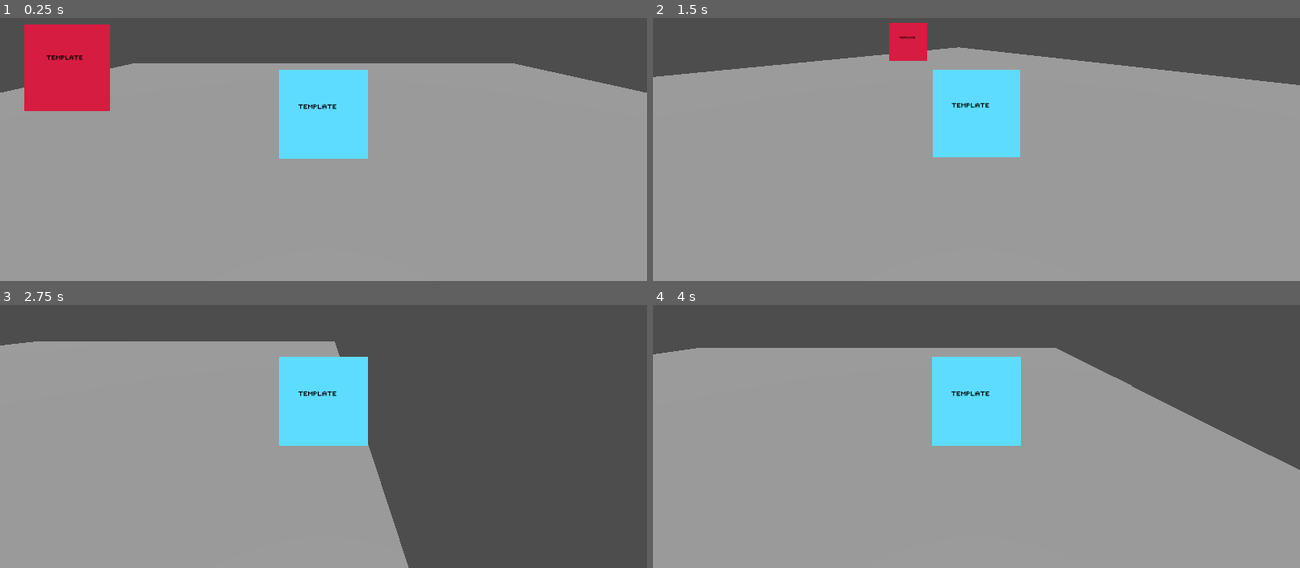
Above: before the commit, frames 1-4 (two rows, left to right).
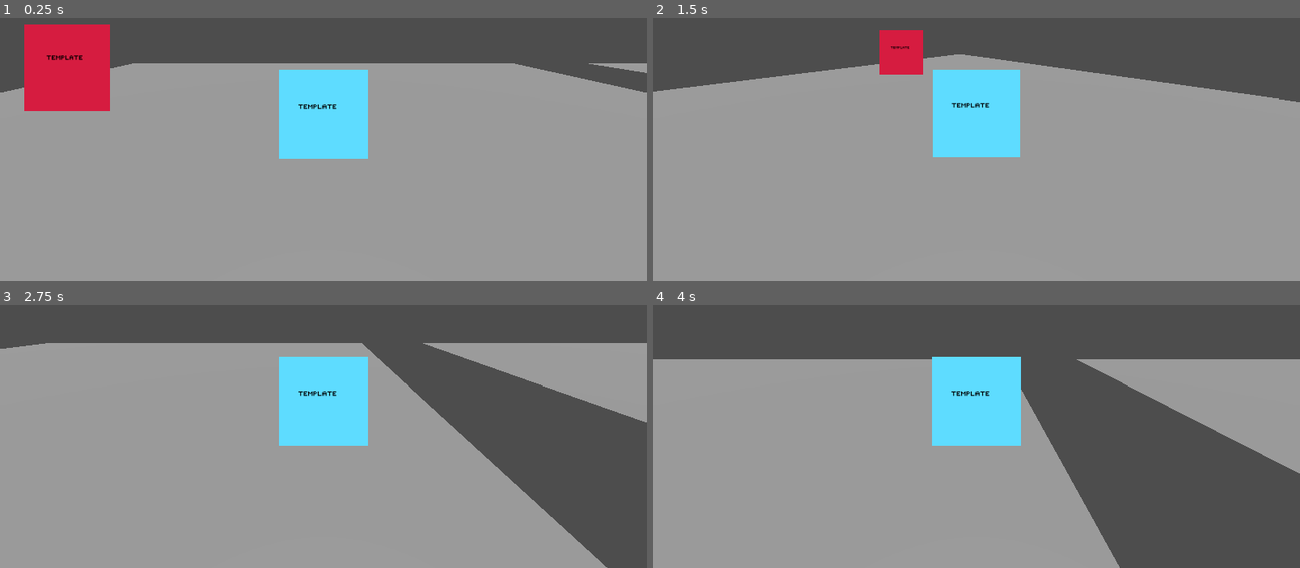
Above: after the commit, the same moments.

Repository: Eduardo22s/Hypernet-jogo
Game: Godot game, scene res://cenas/stages/fase.tscn
Two runs of this game, one before a commit and one after it. Both use one fixed random seed, a clock stepped at 60 frames per second and the inputs below.
Inputs:
- Up to frame 1 (0.25 s): no input
- Up to frame 2 (1.5 s): tap Enter (ui_accept) at 0.5, 0.77, 1.07 s; hold D (move_right) 0.53-1.28 s; hold Q (trocar_camera_antihorario) 0.53-1.28 s; tap E (trocar_camera_horario) at 0.8, 1.35 s; hold S (move_backward) from 1.28 s (still down)
- Up to frame 3 (2.75 s): tap Enter (ui_accept) at 1.52, 1.55, 1.82, 2.1 s; release S (move_backward) at 2.03 s; hold D (move_right) from 2.03 s (still down); hold Q (trocar_camera_antihorario) from 2.03 s (still down)
- Up to frame 4 (4 s): release D (move_right) at 2.78 s; release Q (trocar_camera_antihorario) at 2.78 s; hold W (move_forward) 2.78-3.53 s; tap J (attack) at 2.85 s; tap Enter (ui_accept) at 3.02, 3.32, 3.77, 3.8 s; tap E (trocar_camera_horario) at 3.05 s; hold A (move_left) from 3.53 s (still down); hold Q (trocar_camera_antihorario) from 3.53 s (still down)

The runs differ from the first frame. In frame 1, 0.2% of the frame differs, in the area x 91-100%, y 17-21%; in frame 2, 4.8%; in frame 3, 20%; in frame 4, 31%, in the area x 0-100%, y 16-100%.

Commit message:
Movimentação com modificações
Estes incluem: Velocidade de queda, aceleração/desaceleração, coyote time, jump buffer, freiar, pulo dinâmico.

Diff:
--- /dev/null
+++ b/cenas/objeto.tscn
@@ -0,0 +1,11 @@
+[gd_scene format=3 uid="uid://n0up7oa5nvo1"]
+
+[sub_resource type="CapsuleShape3D" id="CapsuleShape3D_bgytb"]
+
+[node name="Objeto" type="StaticBody3D" unique_id=490991779]
+
+[node name="CollisionShape3D" type="CollisionShape3D" parent="." unique_id=175862132]
+shape = SubResource("CapsuleShape3D_bgytb")
+
+[node name="Sprite3D" type="Sprite3D" parent="." unique_id=841626989]
+billboard = 1
--- a/cenas/stages/fase.tscn
+++ b/cenas/stages/fase.tscn
@@ -17,6 +17,9 @@
 [node name="chão" parent="." unique_id=1793825970 instance=ExtResource("1_3rn4x")]
 transform = Transform3D(10, 0, 0, 0, 10, 0, 0, 0, 10, 0, -0.33361816, 0)
 
+[node name="chão2" parent="." unique_id=1483597773 instance=ExtResource("1_3rn4x")]
+transform = Transform3D(10, 0, 0, 0, 10, 0, 0, 0, 10, 23.86409, -0.33361816, 0)
+
 [node name="Player" parent="." unique_id=1230296654 instance=ExtResource("2_k8w4s")]
 transform = Transform3D(1, 0, 0, 0, 1, 0, 0, 0, 1, 0, 0.5710449, 0)
 
--- a/project.godot
+++ b/project.godot
@@ -12,7 +12,7 @@
 
 config/name="HyperNetJogo"
 run/main_scene="uid://c7j3rf2kjyybr"
-config/features=PackedStringArray("4.7", "Forward Plus")
+config/features=PackedStringArray("4.6", "Forward Plus")
 
 [autoload]
 
--- a/scripts/player/player_exploration.gd
+++ b/scripts/player/player_exploration.gd
@@ -1,61 +1,148 @@
 extends CharacterBody3D
 class_name PlayerExploration
+
 const SPEED = 5.0
-const JUMP_VELOCITY = 4.5
+const JUMP_VELOCITY = 5.2
+
+const velQueda = 1.7
+const controleAereo = 5.0
+const freiarAereo = 8.0
+
+const aceleracao = 10.0
+const desaceleracao = 12.0
+const coyote = 0.20
+const buffer = 0.15
+const freiar = 20.0
+
+var bufferTimer = 0.0
+var coyoteTimer = 0.0
 
 @onready var cameras = [$Cameras/Camera1,$Cameras/Camera2,$Cameras/Camera3,$Cameras/Camera4,$Cameras/Camera5,$Cameras/Camera6,$Cameras/Camera7,$Cameras/Camera8]
 
 var camera_atual := 0
 
+
 func _ready():
 	trocar_camera(camera_atual)
+
 
 func _physics_process(delta: float) -> void:
 	manage_battles()
 
+#gravidade
 	if not is_on_floor():
 		velocity += get_gravity() * delta
-	if Input.is_action_just_pressed("ui_accept") and is_on_floor():
+
+		# Queda mais rápida
+		if velocity.y < 0:
+			velocity += get_gravity() * (velQueda - 1.0) * delta
+
+#coyote time
+
+	if is_on_floor():
+		coyoteTimer = coyote
+	else:
+		coyoteTimer -= delta
+
+#buffer
+	if Input.is_action_just_pressed("ui_accept"):
+		bufferTimer = buffer
+	else:
+		bufferTimer -= delta
+
+#pulo
+	if bufferTimer > 0 and coyoteTimer > 0:
 		velocity.y = JUMP_VELOCITY
 
+		bufferTimer = 0
+		coyoteTimer = 0
+
+#pulo dinamico
+	if Input.is_action_just_released("ui_accept") and velocity.y > 0:
+		velocity.y *= 0.4
+
 	var input_dir := Input.get_vector("move_left","move_right","move_forward","move_backward")
+
 	var camera = cameras[camera_atual]
+
 	var forward = camera.global_transform.basis.z
 	var right = camera.global_transform.basis.x
 
 	forward.y = 0
 	right.y = 0
+
 	forward = forward.normalized()
 	right = right.normalized()
 
-	var direction = (right * input_dir.x + forward * input_dir.y).normalized()
+	var direction = (right * input_dir.x +forward * input_dir.y).normalized()
+
 	if direction:
-		velocity.x = direction.x * SPEED
-		velocity.z = direction.z * SPEED
+
+		var target_velocity = direction * SPEED
+		var velocidade_atual = Vector3(velocity.x,0,velocity.z)
+		var aceleracaoAtual = aceleracao
+		var freioAtual = freiar
+
+		if not is_on_floor():
+
+			freioAtual = freiarAereo
+			aceleracaoAtual = controleAereo
+#freiagem
+		if velocidade_atual.length() > 0:
+			var dot = velocidade_atual.normalized().dot(direction)
+
+			if dot < 0:
+				# freiando
+
+				velocity.x = move_toward(velocity.x,0,freioAtual * delta)
+				velocity.z = move_toward(velocity.z,0,freioAtual * delta)
+			else:
+
+				#normal
+				velocity.x = move_toward(velocity.x,target_velocity.x,aceleracaoAtual * delta)
+				velocity.z = move_toward(velocity.z,target_velocity.z,aceleracaoAtual * delta)
+		else:
+
+			# aceleração
+			velocity.x = move_toward(velocity.x,target_velocity.x,aceleracaoAtual * delta)
+			velocity.z = move_toward(velocity.z,target_velocity.z,aceleracaoAtual * delta)
+
+	# desaceleração
 	else:
-		velocity.x = move_toward(velocity.x, 0, SPEED)
-		velocity.z = move_toward(velocity.z, 0, SPEED)
+		velocity.x = move_toward(velocity.x,0,desaceleracao * delta)
+		velocity.z = move_toward(velocity.z,0,desaceleracao * delta)
 
 	move_and_slide()
+
 
 func manage_battles():
 	if Global.trigger_battle:
 		await get_tree().process_frame
-		get_tree().change_scene_to_file("res://cenas/stages/combat_" + str(Global.npc_battle) + ".tscn")
+		get_tree().change_scene_to_file("res://cenas/stages/combat_" +str(Global.npc_battle) +".tscn")
+
 
 func _input(event):
 	if event.is_action_pressed("trocar_camera_horario"):
+
 		camera_atual += 1
-		if camera_atual >= cameras.size(): #de 0 ao número de cameras
+
+		if camera_atual >= cameras.size():
 			camera_atual = 0
+
 		trocar_camera(camera_atual)
+
 	if event.is_action_pressed("trocar_camera_antihorario"):
+
 		camera_atual -= 1
+
 		if camera_atual < 0:
 			camera_atual = cameras.size() - 1
+
 		trocar_camera(camera_atual)
+
 
 func trocar_camera(indice):
 	for camera in cameras:
 		camera.current = false
-	cameras[indice].current = true #troca de camera conforme o índice
+
+	cameras[indice].current = true # trocar camera
